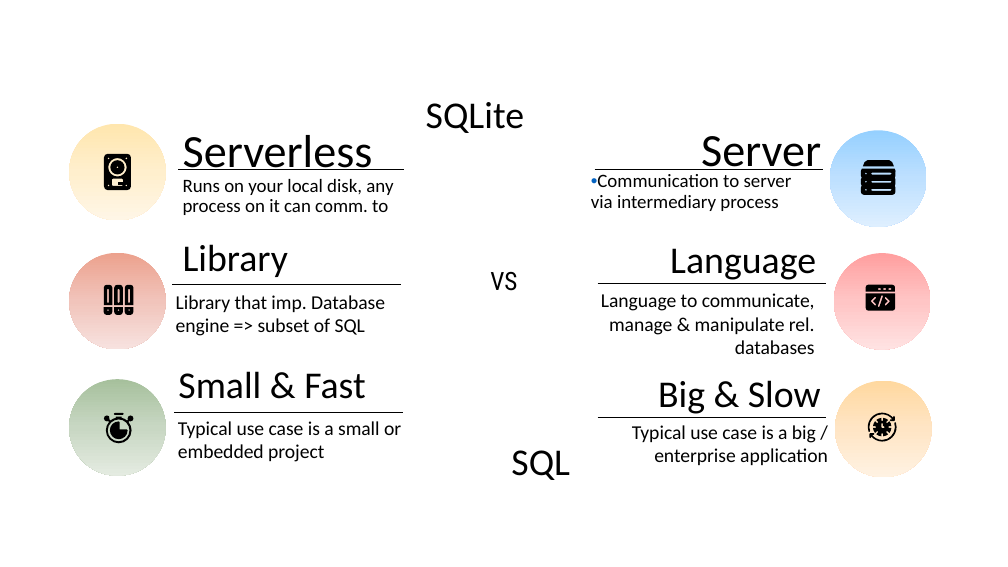
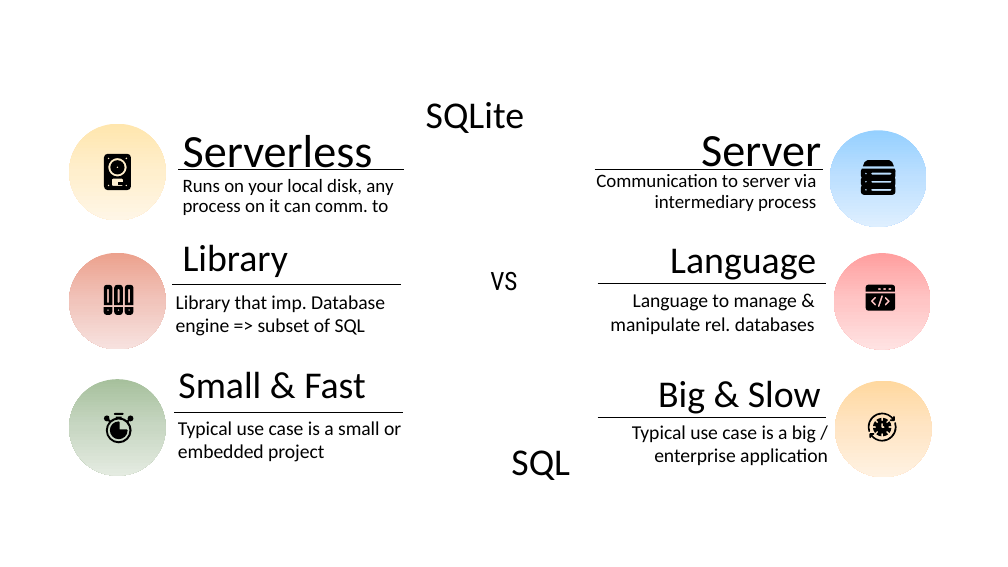
Before and after one commit to AntonioPirani/SQLiteProject, a slide deck: slide 17 of Presentation.pptx. Drawn at 1008x567 pixels with LibreOffice and Linux fonts; fonts in the diff are those of the drawing. Boxes give left, top, right and bottom in pixels: in the first picture for what was removed or moved away, otherwise in the second. Text is boxed around its words. In the diff, an @@ line names an element or a change of style, - is before the commit and + after.

```diff
--- a/Presentation.pptx
+++ b/Presentation.pptx
@@ text "Communication to server via intermediary ..." at <box>596,174,816,187</box>: alignment left to right; bullet • to none @@
@@ text at <box>610,294,815,334</box>: text changed @@
-Language to communicate, manage & manipulate rel. databases
+Language to manage & manipulate rel. databases
```
Also in this commit, not shown: 1 other slide changed.
